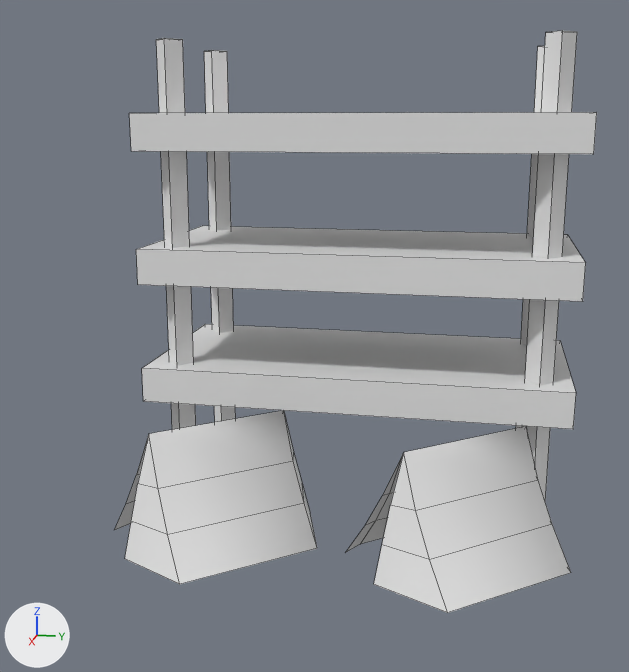
An edit to the OBJ model assets/models/barracks.obj, drawn before and after from the same camera.
Rendered twice from a camera (50 mm lens) standing at (3.62, 0.59, 1.63) and looking at (0.08, -0.12, 0.75). Every picture has the same lights, and +X, +Y and +Z are marked at lower left. Mesh edges are drawn as thin lines. Materials are left out; every surface is plain grey. Where no turn or scale is listed for an object, it has been applied to the vertices. Vertices at the same position are counted once.

Names of what the first picture shows: 'barracks'.
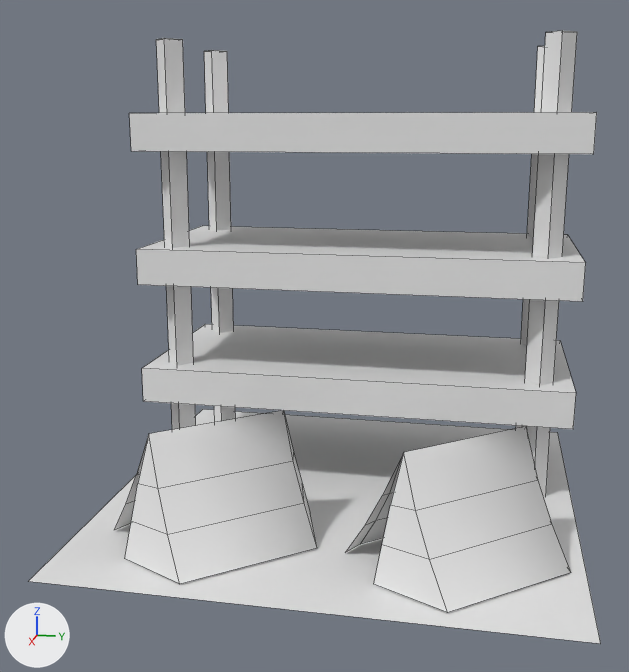
The change, as a diff of the scene's bpy script:
```diff
--- a/assets/models/barracks.obj.py
+++ b/assets/models/barracks.obj.py
@@ me_barracks @@
 # used by ob_barracks; location = (0.0, 0.0, 0.0)
 # verts and faces of me_barracks; kept vertices keep their numbers, new ones are numbered from 110
-me_barracks.from_pydata(...)  # 110 vertices, 102 faces; spans x -0.92..0.92, y -0.94..0.97, z -0.03..1.97
+me_barracks.from_pydata(...)  # 114 vertices, 103 faces; spans x -1.0..1.0, y -1.0..1.0, z -0.03..1.97
+# me_barracks part 1
+verts[110] = (1.0, -1.0, 0.01)  # pixel (28, 581)
+verts[111] = (-1.0, -1.0, 0.01)  # pixel (202, 409)
+verts[112] = (1.0, 1.0, 0.0)  # pixel (600, 643)
+verts[113] = (-1.0, 1.0, 0.0)  # pixel (557, 432)
+faces += [(110, 112, 113, 111)]
```

What differs and where, as boxes (x1, y1, x2, y2) in the pictures (629 x 672 px):
'barracks', reshaped (18% wider)
    before: (114, 30, 597, 613)
    after: (29, 30, 601, 644)
part 1 of me_barracks, added
    after: (29, 409, 601, 644)
